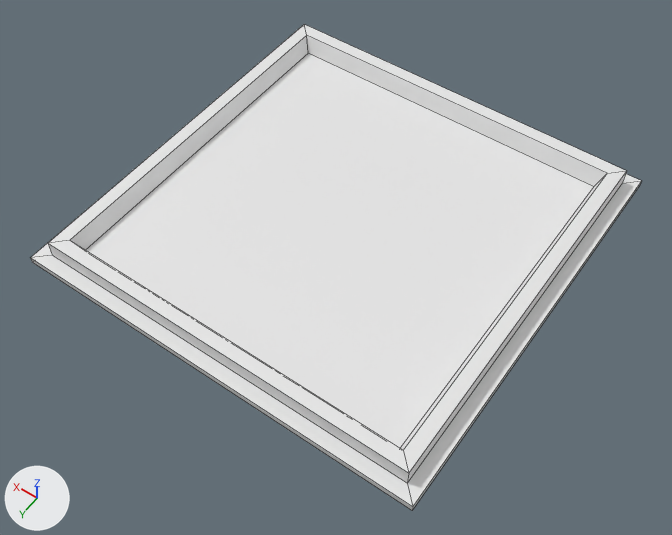
An edit to the FBX model Gravity Puzzle Game/Assets/Art/Models/Props Models/GravityCube_Slot_01.FBX, drawn before and after from the same camera.
Before and after are seen from a 50 mm camera at (-0.955, 1.385, 1.95) aimed at (-0.043, 0.109, -0.054). Lighting does not change. The marker at lower left points along +X, +Y and +Z. Mesh edges are drawn as thin lines. Where no turn or scale is listed for an object, it has been applied to the vertices.

Names of what the first picture shows: 'GravityCube_Slot_01'.
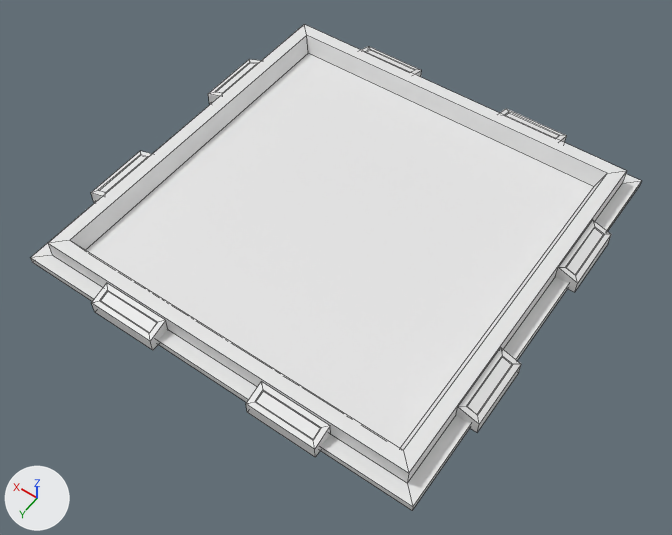
What differs and where, as boxes [x1, y1, x2, y2] in the pictures (672 x 535 px):
part 1 of me_mesh, added: after [92, 283, 168, 350]
part 2 of me_mesh, added: after [246, 382, 331, 457]
part 3 of me_mesh, added: after [456, 347, 521, 432]
part 4 of me_mesh, added: after [555, 220, 611, 292]
part 5 of me_mesh, added: after [501, 109, 566, 143]
part 6 of me_mesh, added: after [361, 46, 422, 77]
part 7 of me_mesh, added: after [208, 59, 260, 104]
part 8 of me_mesh, added: after [91, 151, 151, 203]

Patch to the scene script:
```diff
--- a/Gravity Puzzle Game/Assets/Art/Models/Props Models/GravityCube_Slot_01.FBX.py
+++ b/Gravity Puzzle Game/Assets/Art/Models/Props Models/GravityCube_Slot_01.FBX.py
@@ me_mesh @@
 # used by ob_gravitycube_slot_01; location = (0.0, 0.0, 0.0)
-me_mesh.from_pydata(...)  # 24 vertices, 21 faces; spans x -0.6..0.6, y -0.6..0.6, z 0.0..0.07
+me_mesh.from_pydata(...)  # 152 vertices, 117 faces; spans x -0.62..0.62, y -0.62..0.62, z 0.0..0.07
+# me_mesh part 1: a new loose piece of 16 vertices spanning x 0.15..0.35, y 0.56..0.62, z 0.0..0.06
+# me_mesh part 2: a new loose piece of 16 vertices spanning x -0.35..-0.15, y 0.56..0.62, z 0.0..0.06
+# me_mesh part 3: a new loose piece of 16 vertices spanning x -0.62..-0.56, y 0.15..0.35, z 0.0..0.06
+# me_mesh part 4: a new loose piece of 16 vertices spanning x -0.62..-0.56, y -0.35..-0.15, z 0.0..0.06
+# me_mesh part 5: a new loose piece of 16 vertices spanning x -0.35..-0.15, y -0.62..-0.56, z 0.0..0.06
+# me_mesh part 6: a new loose piece of 16 vertices spanning x 0.15..0.35, y -0.62..-0.56, z 0.0..0.06
+# me_mesh part 7: a new loose piece of 16 vertices spanning x 0.56..0.62, y -0.35..-0.15, z 0.0..0.06
+# me_mesh part 8: a new loose piece of 16 vertices spanning x 0.56..0.62, y 0.15..0.35, z 0.0..0.06
```
